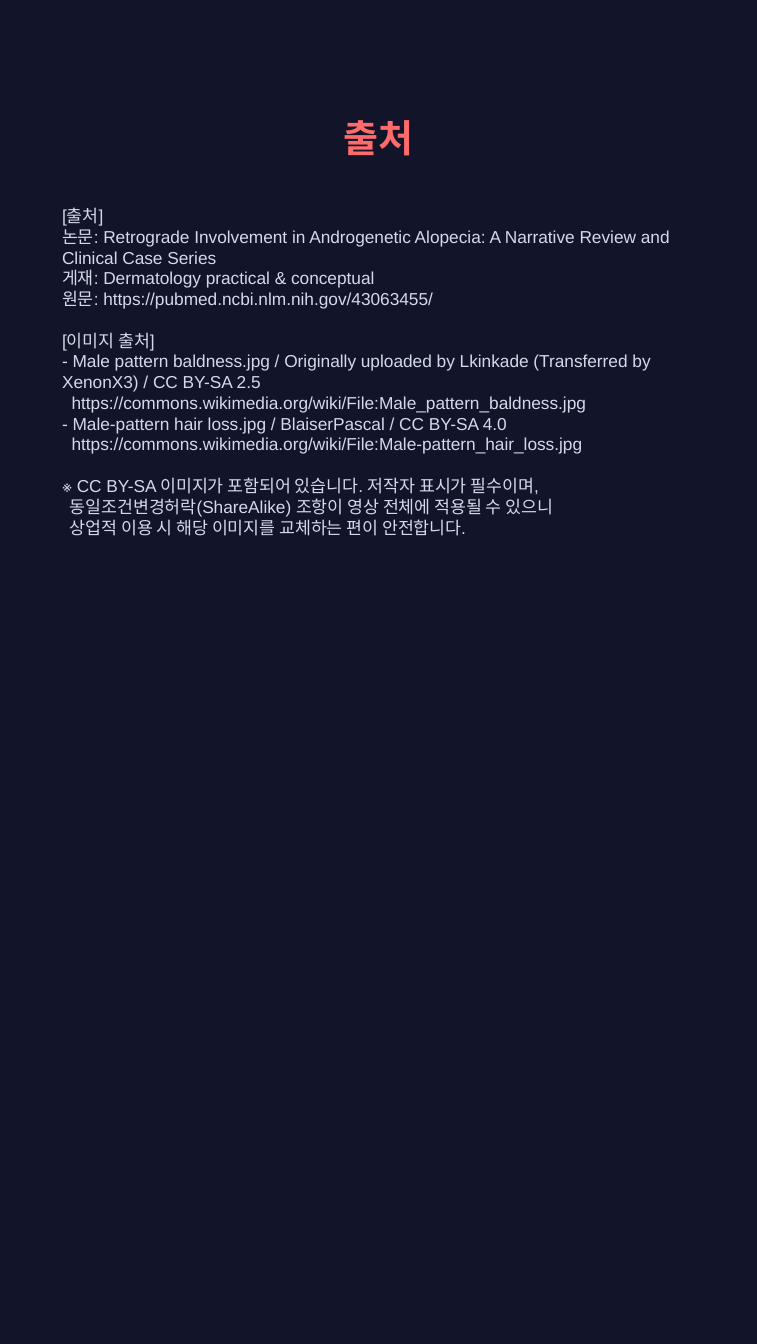
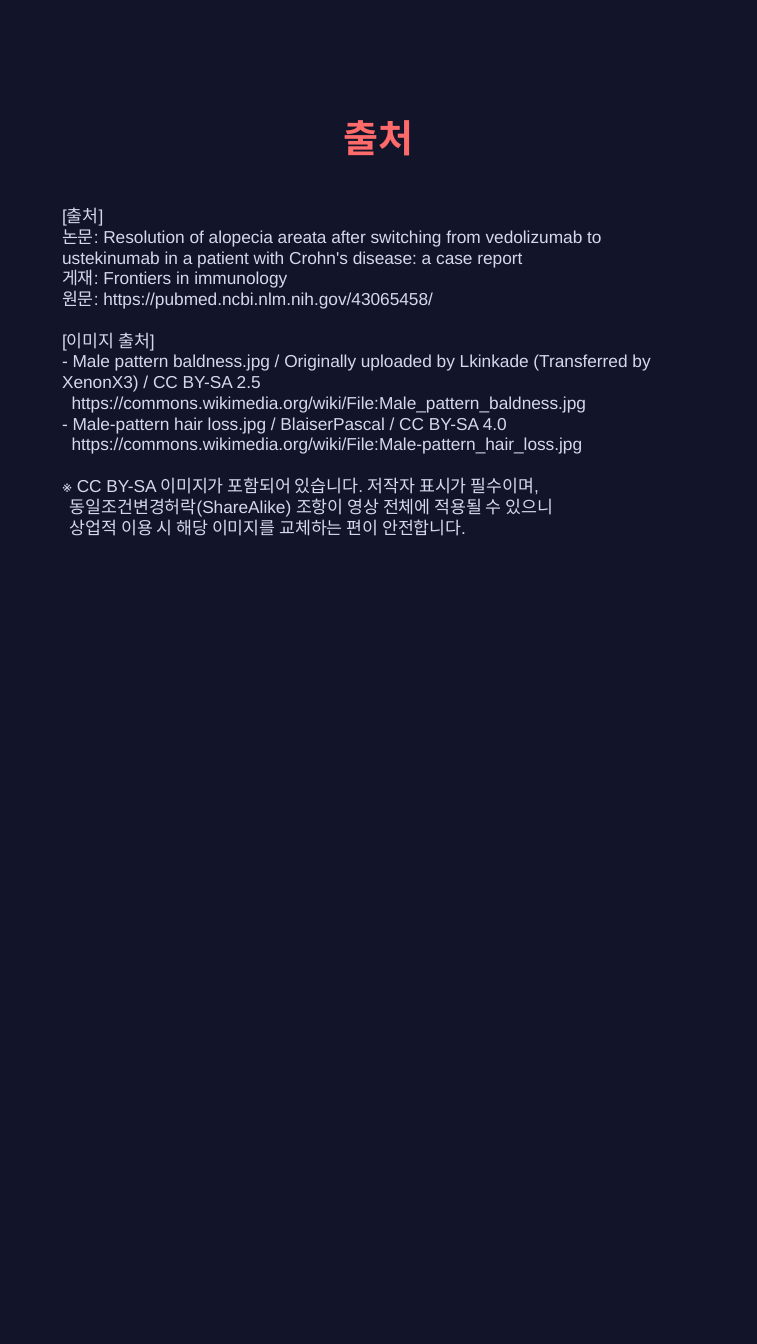
Before and after one commit to hyokang2010-BJ-ANTH/product-builder-test, a slide deck: slide 9 of pwa/data/latest/slides.pptx (slide 10 before the commit). Drawn at 757x1344 pixels with LibreOffice and Linux fonts; fonts in the diff are those of the drawing. Boxes give left, top, right and bottom in pixels: in the first picture for what was removed or moved away, otherwise in the second. Text is boxed around its words. In the diff, an @@ line names an element or a change of style, - is before the commit and + after.

```diff
--- a/pwa/data/latest/slides.pptx
+++ b/pwa/data/latest/slides.pptx
@@ text at (62,208,650,536): text changed @@
-[출처]
-논문: Retrograde Involvement in Androgenetic Alopecia: A Narrative Review and Clinical Case Series
-게재: Dermatology practical & conceptual
-원문: https://pubmed.ncbi.nlm.nih.gov/43063455/
-[이미지 출처]
-- Male pattern baldness.jpg / Originally uploaded by Lkinkade (Transferred by XenonX3) / CC BY-SA 2.5
-https://commons.wikimedia.org/wiki/File:Male_pattern_baldness.jpg
-- Male-pattern hair loss.jpg / BlaiserPascal / CC BY-SA 4.0
-https://commons.wikimedia.org/wiki/File:Male-pattern_hair_loss.jpg
-※ CC BY-SA 이미지가 포함되어 있습니다. 저작자 표시가 필수이며,
-동일조건변경허락(ShareAlike) 조항이 영상 전체에 적용될 수 있으니
-상업적 이용 시 해당 이미지를 교체하는 편이 안전합니다.
+[출처]
+논문: Resolution of alopecia areata after switching from vedolizumab to ustekinumab in a patient with Crohn's disease: a case report
+게재: Frontiers in immunology
+원문: https://pubmed.ncbi.nlm.nih.gov/43065458/
+[이미지 출처]
+- Male pattern baldness.jpg / Originally uploaded by Lkinkade (Transferred by XenonX3) / CC BY-SA 2.5
+https://commons.wikimedia.org/wiki/File:Male_pattern_baldness.jpg
+- Male-pattern hair loss.jpg / BlaiserPascal / CC BY-SA 4.0
+https://commons.wikimedia.org/wiki/File:Male-pattern_hair_loss.jpg
+※ CC BY-SA 이미지가 포함되어 있습니다. 저작자 표시가 필수이며,
+동일조건변경허락(ShareAlike) 조항이 영상 전체에 적용될 수 있으니
+상업적 이용 시 해당 이미지를 교체하는 편이 안전합니다.
```
Also in this commit, not shown: 1 other slide changed, 5 slides added, 6 slides removed, 26 other files.
